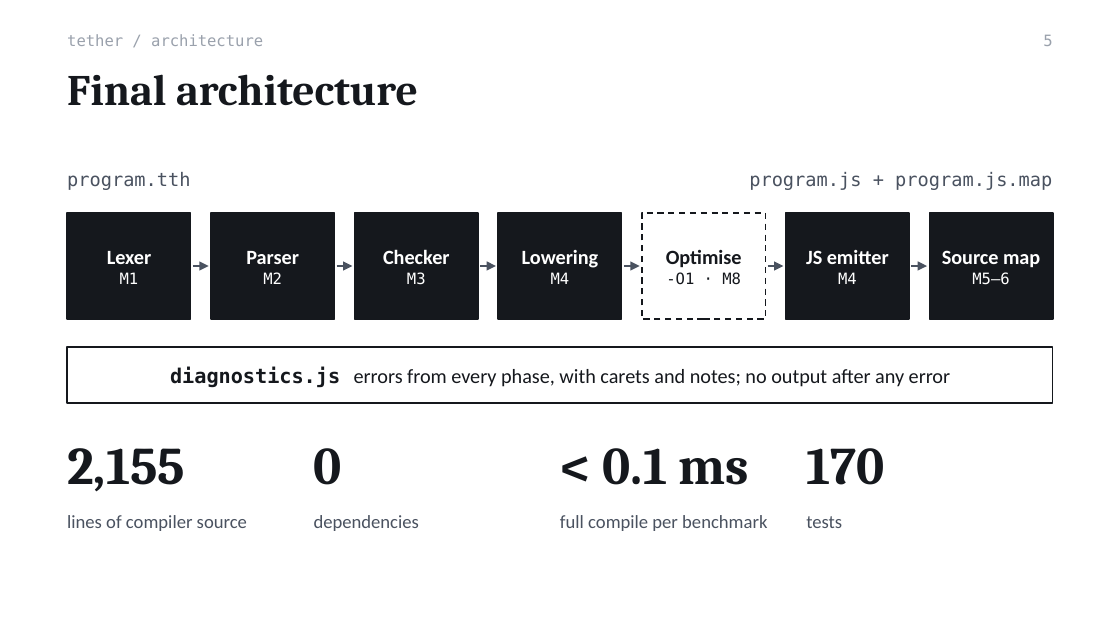
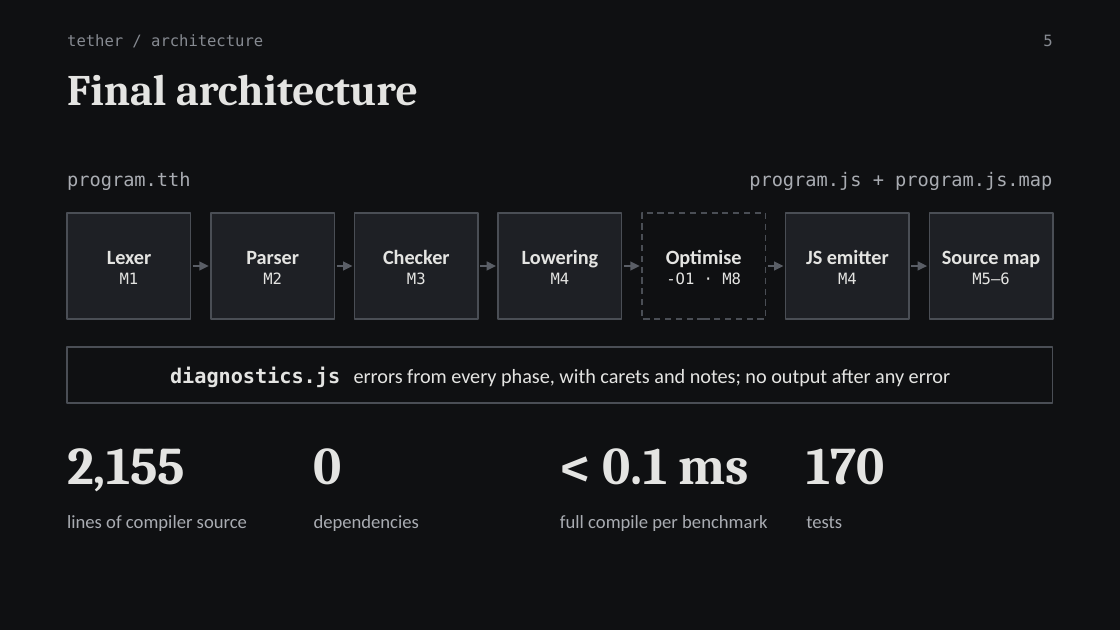
Before and after one commit to Antra1705/tether, a slide deck: slide 5 of docs/Tether-Review3-Presentation.pptx. Drawn at 1120x630 pixels with LibreOffice and Linux fonts; fonts in the diff are those of the drawing. Boxes give left, top, right and bottom in pixels: in the first picture for what was removed or moved away, otherwise in the second. Text is boxed around its words. In the diff, an @@ line names an element or a change of style, - is before the commit and + after.

```diff
--- a/docs/Tether-Review3-Presentation.pptx
+++ b/docs/Tether-Review3-Presentation.pptx
@@ background #FFFFFF to #0F1012 @@
@@ text "tether / architecture" at (67,34,263,46): text colour #9AA1AC to #868A91 @@
@@ page number at (1043,34,1052,46): text colour #9AA1AC to #868A91 @@
@@ rectangle at (642,213,765,319): fill #FFFFFF to #0F1012; outline #15181D 1 pt dashed to #4A4E55 1 pt dashed @@
@@ text colour #FFFFFF to #E4E4E2 in 6 elements at (107,251,151,284), (246,251,299,284), (383,250,450,284), (522,250,599,284), (806,250,889,284), (942,250,1040,285) @@
@@ fill #15181D to #1E2025; outline #15181D 1 pt to #4A4E55 1 pt in 6 elements at (67,213,190,319), (211,213,334,319), (355,213,478,319), (498,213,622,319), (785,213,908,319), (930,213,1053,319) @@
@@ arrow (193, 267) - (208, 267): stroke #4A5260 1 pt to #5A5E66 1 pt @@
@@ arrow (337, 267) - (353, 267): stroke #4A5260 1 pt to #5A5E66 1 pt @@
@@ arrow (480, 267) - (496, 267): stroke #4A5260 1 pt to #5A5E66 1 pt @@
@@ arrow (624, 267) - (640, 267): stroke #4A5260 1 pt to #5A5E66 1 pt @@
@@ arrow (767, 267) - (783, 267): stroke #4A5260 1 pt to #5A5E66 1 pt @@
@@ arrow (912, 267) - (927, 267): stroke #4A5260 1 pt to #5A5E66 1 pt @@
@@ rectangle at (67,347,1053,403): fill #FFFFFF to #0F1012; outline #15181D 1 pt to #4A4E55 1 pt @@
@@ text colour #15181D to #E4E4E2 in 7 elements at (67,74,418,106), (666,250,742,285), (170,366,950,387), (67,448,185,491), (314,448,342,485), (603,448,750,485), (806,448,884,485) @@
@@ text colour #4A5260 to #A9ACB2 in 6 elements at (67,172,190,190), (749,172,1052,190), (67,515,247,531), (314,515,419,531), (560,515,767,531), (806,516,842,528) @@
```
Also in this commit, not shown: 17 other slides changed, 3 other files.
